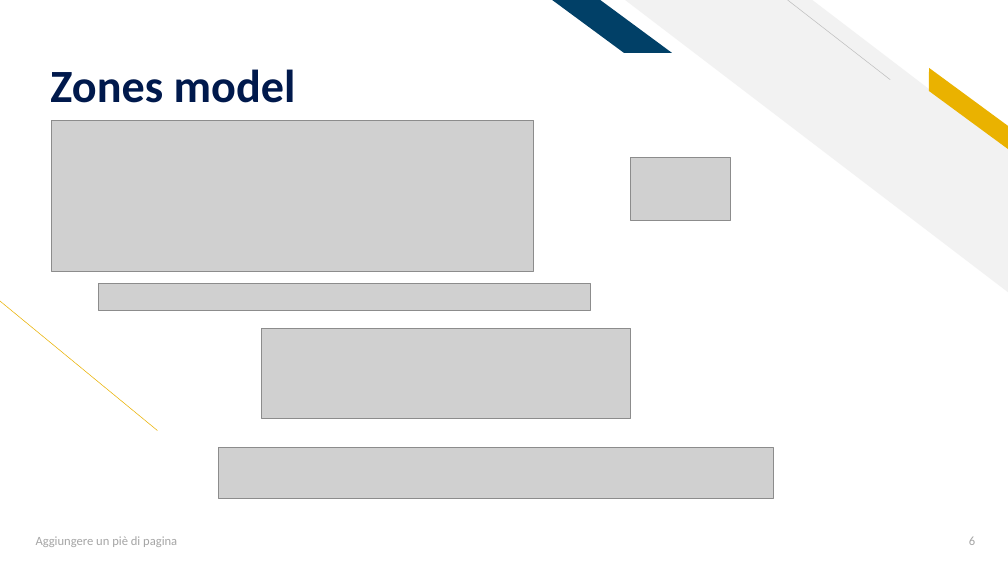
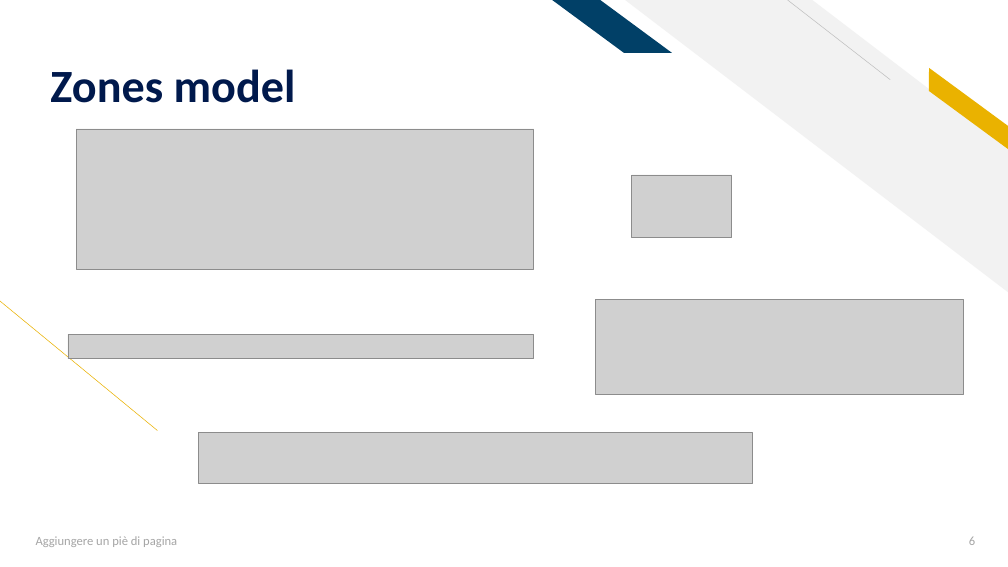
Before and after one commit to AleFire99/AES-git-repo, a slide deck: slide 6 of Aes_Project_2021_2022 Fire.pptx. Drawn at 1008x567 pixels with LibreOffice and Linux fonts; fonts in the diff are those of the drawing; grey boxes stand for pictures. Boxes give left, top, right and bottom in pixels: in the first picture for what was removed or moved away, otherwise in the second. Text is boxed around its words. In the diff, an @@ line names an element or a change of style, - is before the commit and + after.

Commit message:
Edited powers and added efficiency also in model 2. Tidied up my powerpoint.

```diff
--- a/Aes_Project_2021_2022 Fire.pptx
+++ b/Aes_Project_2021_2022 Fire.pptx
@@ picture resized from (x1=51, y1=120, x2=534, y2=271) to (x1=76, y1=129, x2=534, y2=269) @@
@@ picture moved from (x1=631, y1=157, x2=730, y2=220) to (x1=632, y1=175, x2=732, y2=237) @@
@@ picture removed at (x1=99, y1=284, x2=591, y2=311) @@
@@ picture added at (x1=596, y1=299, x2=963, y2=395) @@
@@ picture removed at (x1=262, y1=328, x2=631, y2=418) @@
@@ picture added at (x1=68, y1=334, x2=534, y2=358) @@
@@ picture moved from (x1=219, y1=448, x2=773, y2=498) to (x1=198, y1=433, x2=752, y2=482) @@
```
Also in this commit, not shown: 2 other slides changed, 6 other files.
